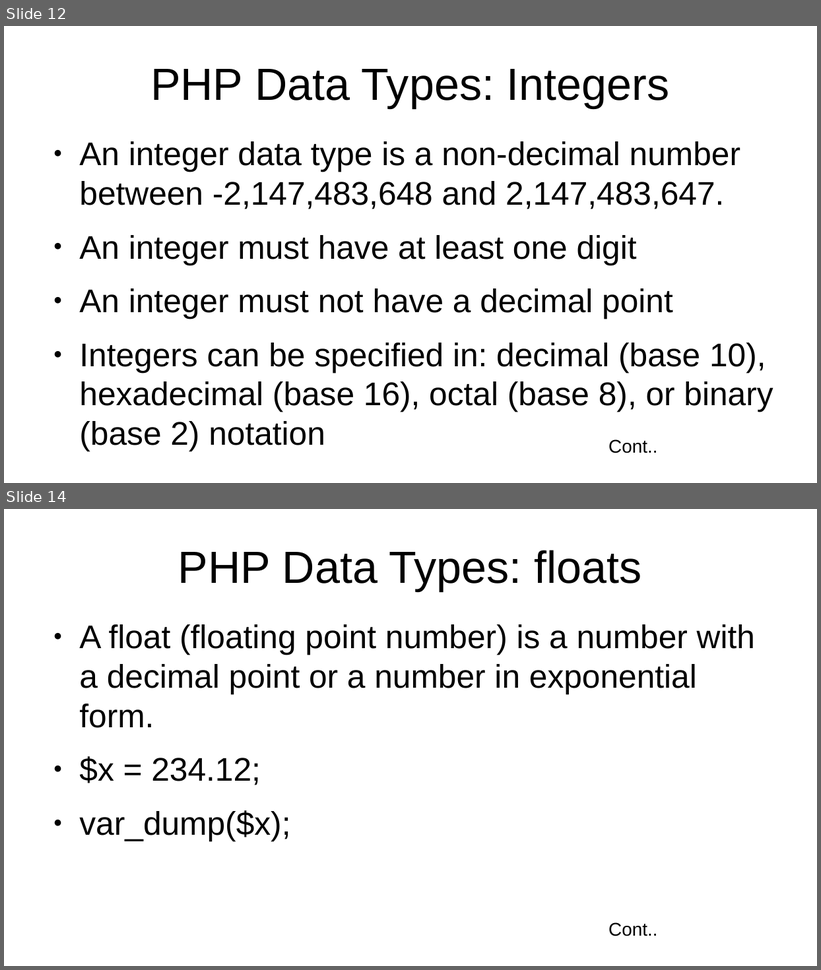
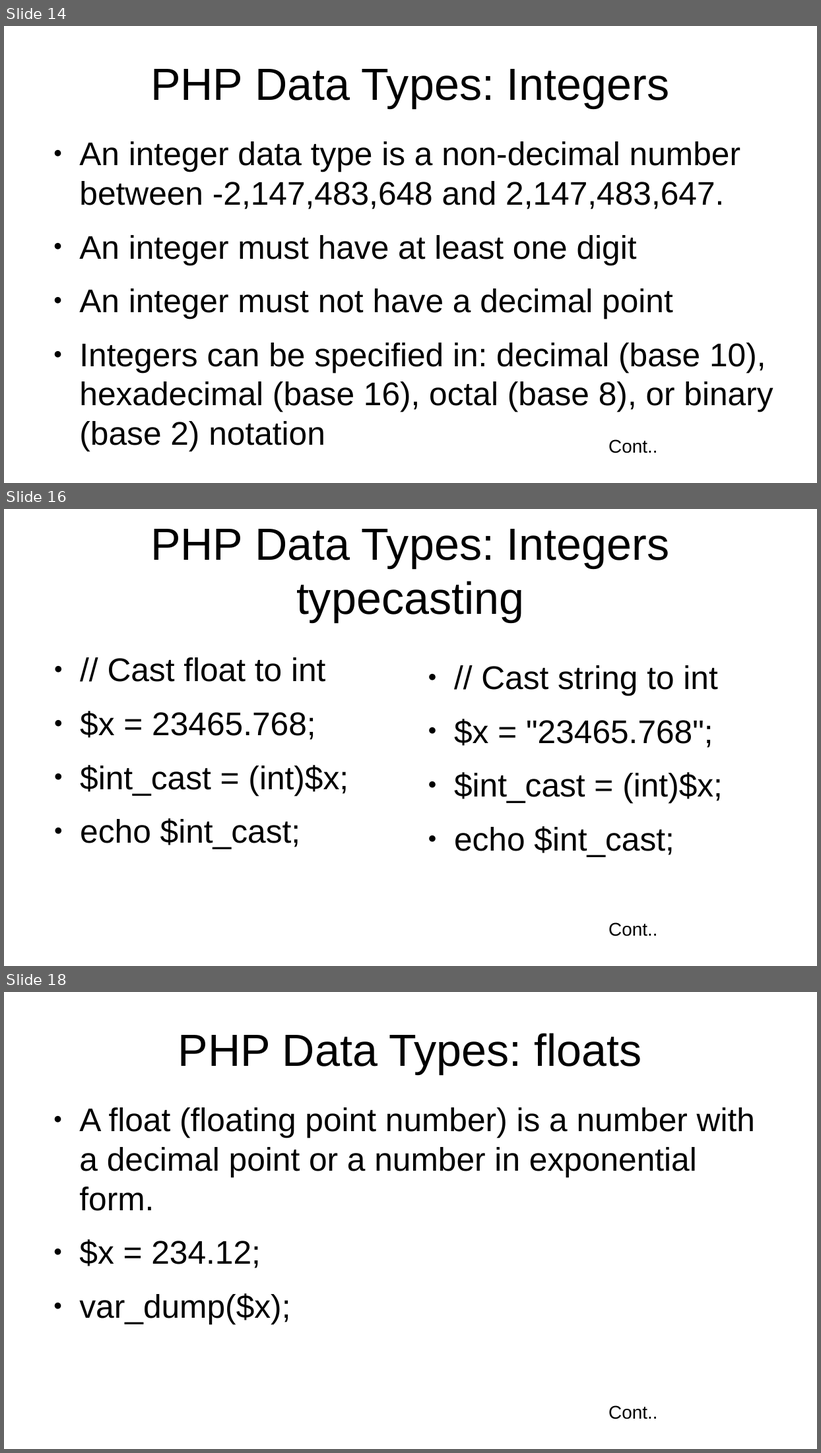
Before and after one commit to jhashuva/MVCTS, a slide deck: php_intro.pptx. Shown one above the other, each under a label of ours: slides 12 and 14 before the commit, slides 14, 16 and 18 after it; the slides between them are not shown. The pictures are 821x970 and 821x1453 pixels, drawn with LibreOffice and Linux fonts; fonts in the diff are those of the drawing. Boxes give left, top, right and bottom in pixels: in the first picture for what was removed or moved away, otherwise in the second. Text is boxed around its words. In the diff, an @@ line names an element or a change of style, - is before the commit and + after.

```diff
--- a/php_intro.pptx
+++ b/php_intro.pptx
@@ slide 16 added at [4, 509, 817, 966], background #FFFFFF @@
@@ text added at [151, 529, 670, 623], 44 pt, text #000000 @@
+PHP Data Types: Integers typecasting
@@ text added at [80, 657, 349, 850], 32 pt, text #000000 @@
+● // Cast float to int
+● $x = 23465.768;
+● $int_cast = (int)$x;
+● echo $int_cast;
@@ text added at [454, 665, 723, 857], 32 pt, text #000000 @@
+● // Cast string to int
+● $x = "23465.768";
+● $int_cast = (int)$x;
+● echo $int_cast;
@@ text added at [609, 923, 657, 937], 18 pt, text #000000 @@
+Cont..
@@ what was slide 12 is now slide 14 @@
@@ what was slide 14 is now slide 18 @@
```
Also in this commit, not shown: 2 slides changed, 4 other slides added, 2 other files.
